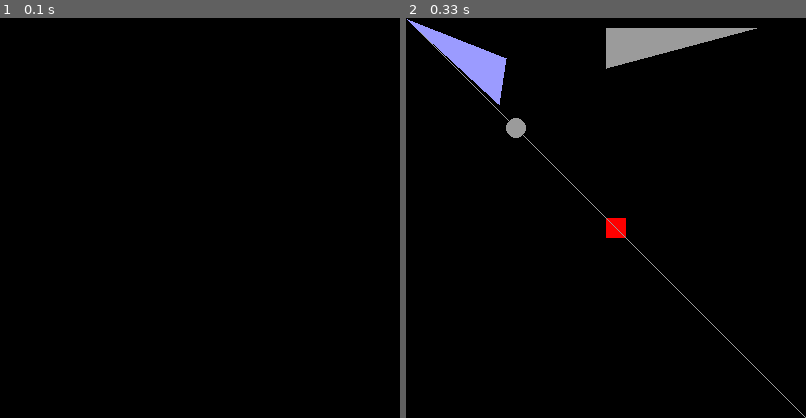
Above: before the commit, frames 1-2 (left to right).
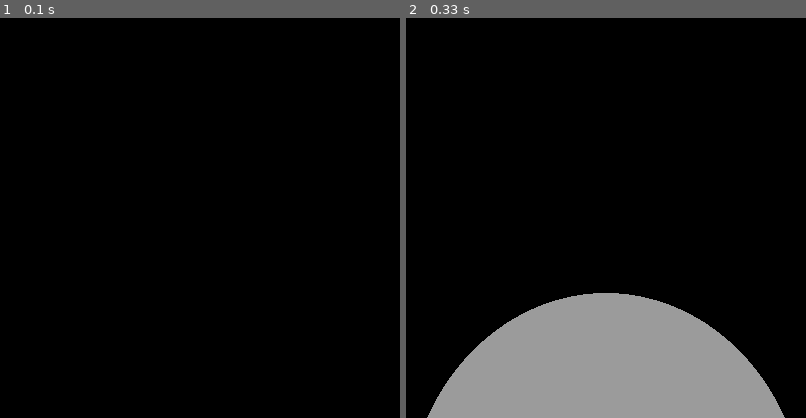
Above: after the commit, the same moments.

Repository: ViperPyWeek/ViperPyweek
Game: pygame game, started from src/pygameShapesLib.py
Same seed, same stepped clock (60 frames per second), same inputs: the game is played once before the commit and once after it.
Inputs:
- Up to frame 1 (0.1 s): no input
- Up to frame 2 (0.33 s): no input

Frame 1 is identical in both runs. In frame 2, 24% of the frame differs, in the area x 0-100%, y 0-100%.

Commit message:
Add-Roboto-Exits

Diff:
--- a/src/pygameShapesLib.py
+++ b/src/pygameShapesLib.py
@@ -1,4 +1,5 @@
 import pygame
+import sys
 
 pygame.init()
 # if i make this into a library remember to change the window in draw functions
@@ -41,12 +42,7 @@
     for event in pygame.event.get():
         # if the user wants to quit(presses the X in top right)
         if event.type == pygame.QUIT:
-            gameLoop = False
-    rect(200, 200, 20, 20, red=255, green=0, blue=0)
-    line(1, 1, 400, 400)
-    ellipse(100, 100, 20, 20)
-    triangle(200, 10, 200, 50, 350, 10)
-    polygon([1, 1, 100, 40, 93, 86])
+            pygame.quit()
+            sys.exit()
+    ellipse(0, 275, 400, 450)
     pygame.display.update()  # updates the display
-
-pygame.quit()
